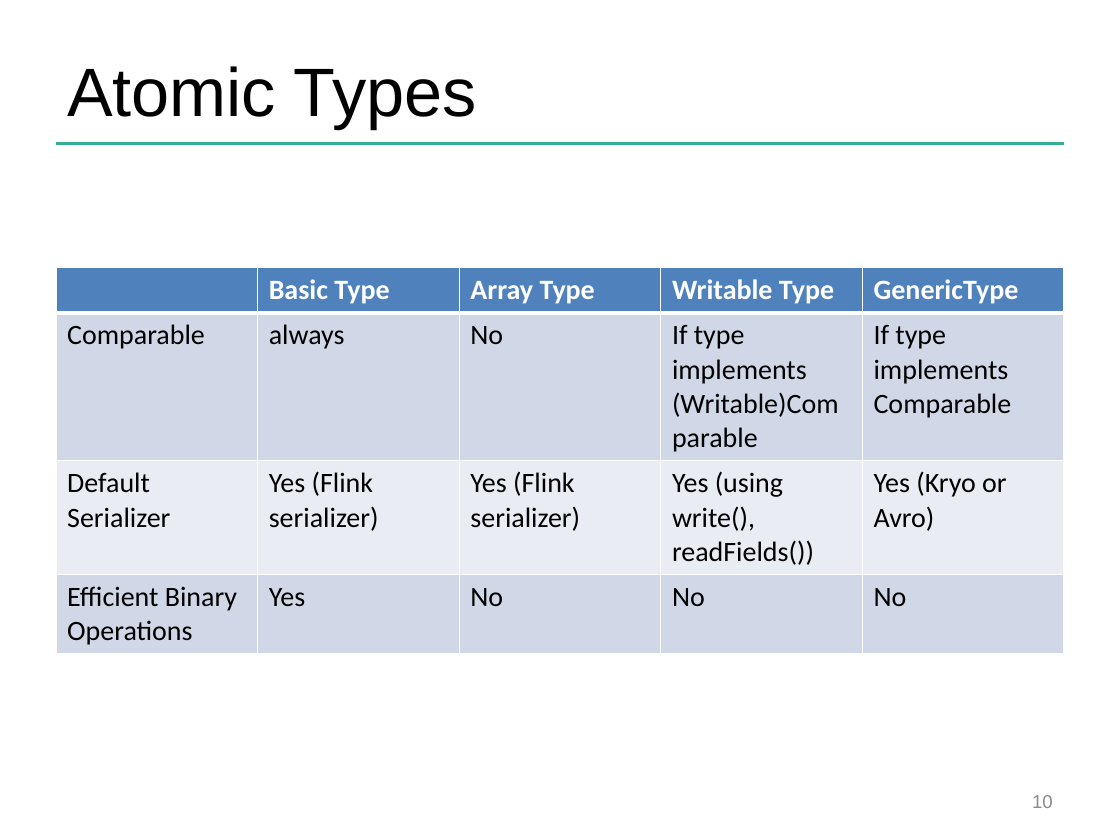
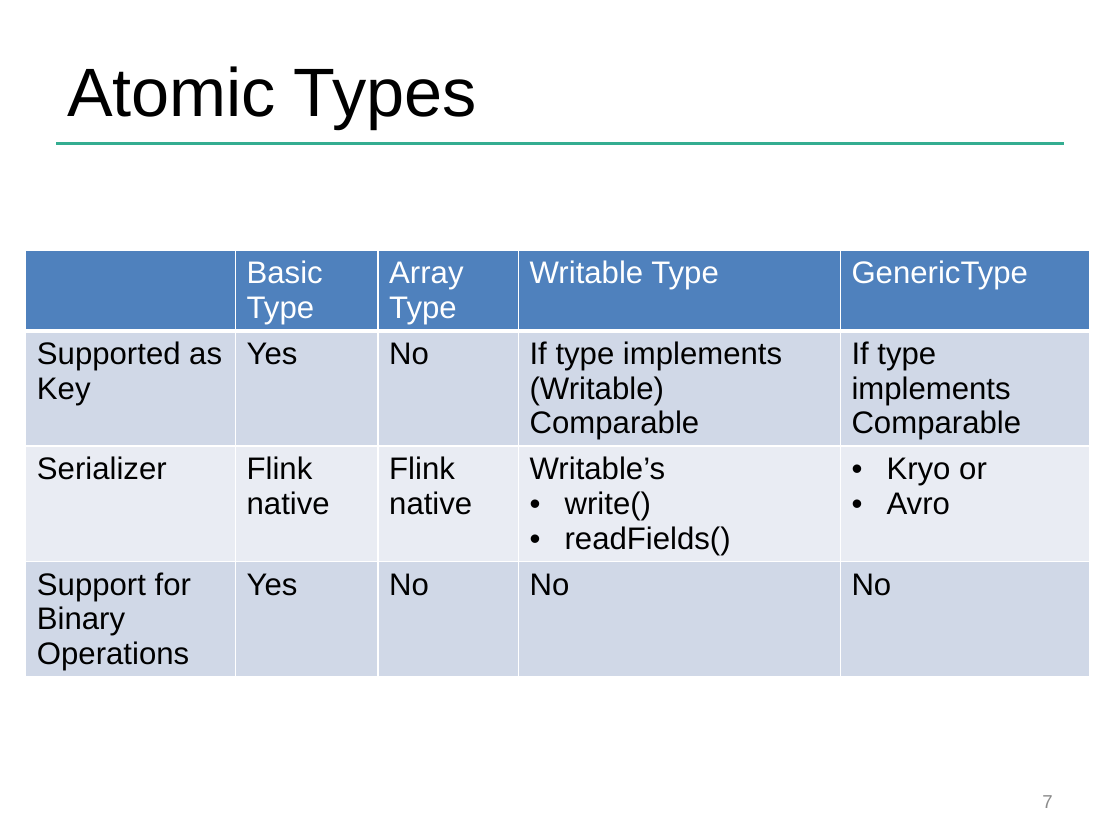
Before and after one commit to dataArtisans/flink-training-web, a slide deck: slide 7 of slides/flink_batch_advanced.pptx (slide 10 before the commit). Drawn at 1120x840 pixels with LibreOffice and Linux fonts; fonts in the diff are those of the drawing; background and template pictures are left out. Boxes give left, top, right and bottom in pixels: in the first picture for what was removed or moved away, otherwise in the second. Text is boxed around its words. In the diff, an @@ line names an element or a change of style, - is before the commit and + after.

```diff
--- a/slides/flink_batch_advanced.pptx
+++ b/slides/flink_batch_advanced.pptx
@@ table at [26,250,1089,706] @@
-row 2: Comparable | always | No | If type implements (Writable)Comparable | If type implements Comparable
+row 2: Supported as Key | Yes | No | If type implements (Writable) Comparable | If type implements Comparable
-row 3: Default Serializer | Yes (Flink serializer) | Yes (Flink serializer) | Yes (using write(), readFields()) | Yes (Kryo or Avro)
+row 3: Serializer | Flink native | Flink native | Writable’s / write() / readFields() | Kryo or / Avro
-row 4, column 1: Efficient Binary Operations
+row 4, column 1: Support for Binary Operations
@@ size 18 to 20 pt, font Calibri to Arial in "Basic Type", "Array Type", "Writable Type", "GenericType" and 6 more places @@
@@ bold off in "Basic Type", "Array Type", "Writable Type", "GenericType" @@
@@ table: place and size @@
-table at [56,268,1064,650]
+table at [26,250,1089,706]
@@ page number at [1042,795,1052,808]: text changed @@
-10
+7
```
Also in this commit, not shown: 34 other slides changed, 12 slides added, 16 slides removed.
